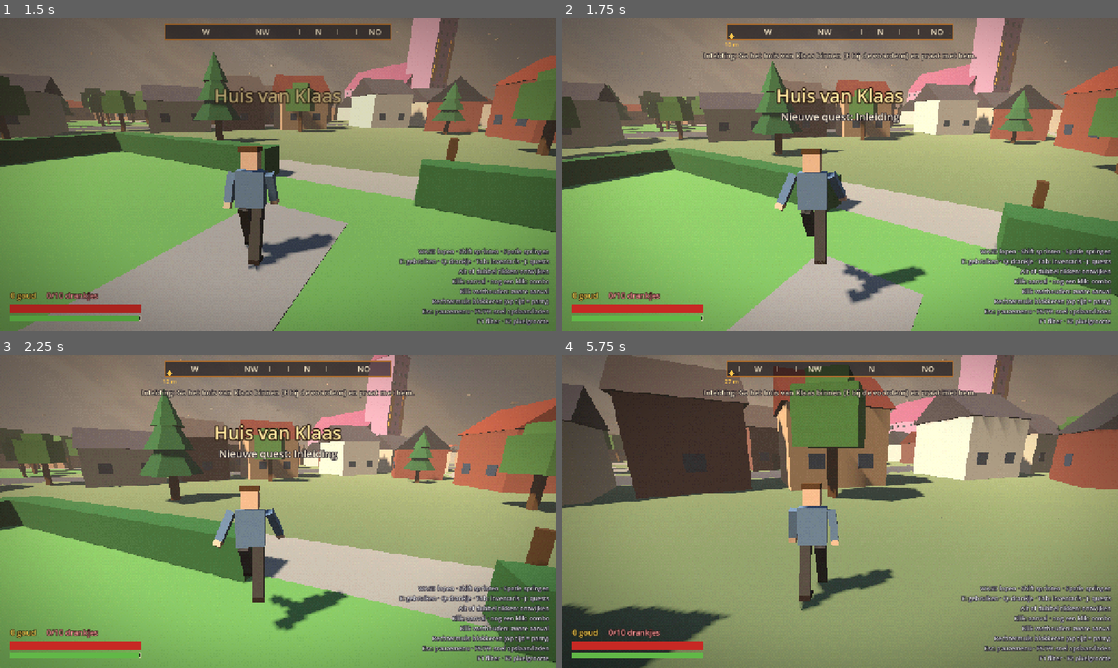
Above: before the commit, frames 1-4 (two rows, left to right).
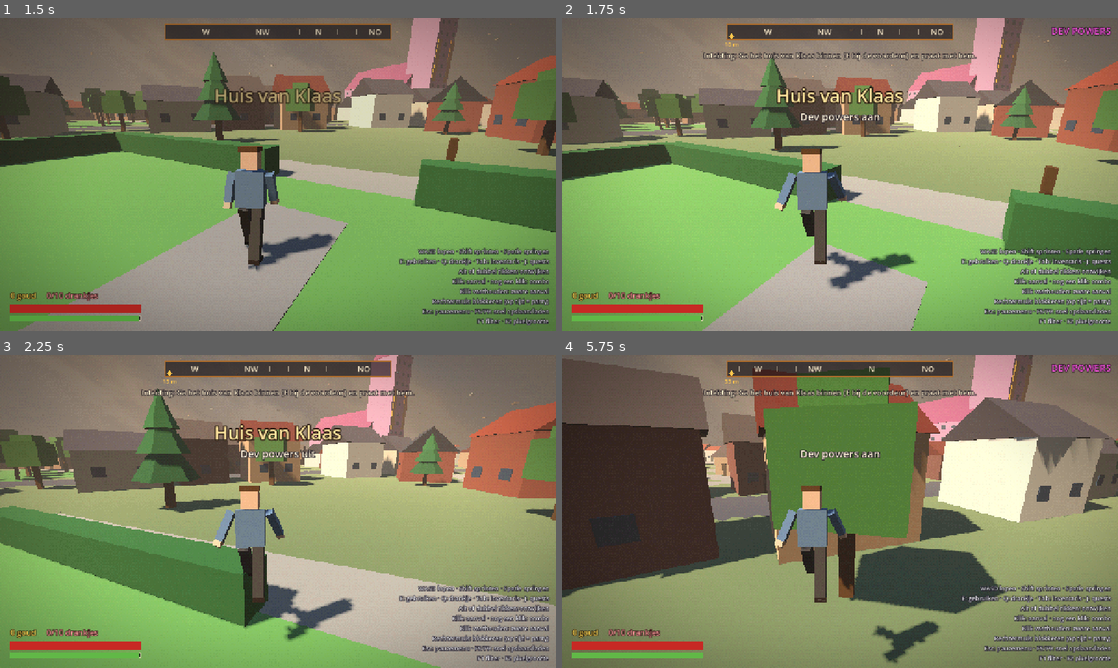
Above: after the commit, the same moments.

Repository: J0C0M/ElstTheGame
Game: Godot game, scene res://scenes/main/Main.tscn
The game is run twice, just before and just after one commit, with the same random seed, the same clock (stepped at 60 frames per second) and the same inputs.
Inputs (mouse positions are in pixels of both pictures, inside the frame that each line leads up to):
- Up to frame 1 (1.5 s): move the mouse to (400, 158) at 0.52 s; press the mouse at (400, 158) at 0.53 s; hold D (move_right) 0.53-1.28 s; tap Space (jump) at 0.77, 1.07 s; tap Shift (sprint) at 0.8, 1.35 s; move the mouse to (250, 174) at 1.27 s; release the mouse at (250, 174) at 1.28 s; hold W (move_forward) from 1.28 s (still down)
- Up to frame 2 (1.75 s): keep holding W (move_forward); tap Space (jump) at 1.52 s; tap ` (toggle_dev_powers, bound only after the commit) at 1.55 s
- Up to frame 3 (2.25 s): keep holding W (move_forward); tap Space (jump) at 1.82 s; move the mouse to (289, 505) at 2.02 s; hold ` (toggle_dev_powers, bound only after the commit) from 2.03 s (still down)
- Up to frame 4 (5.75 s): keep holding W (move_forward); tap Space (jump) at 2.3, 2.85, 3.02, 3.32, 3.77, 4.07, 4.52, 4.82, 5.3 s; move the mouse to (834, 517) at 2.77 s; release ` (toggle_dev_powers, bound only after the commit) at 2.78 s; click (834, 517) at 3.05 s; move the mouse to (878, 514) at 3.52 s; press the mouse at (878, 514) at 3.53 s; tap Shift (sprint) at 3.8 s; move the mouse to (795, 508) at 4.27 s; release the mouse at (795, 508) at 4.28 s; right-click (795, 508) at 4.35 s; tap ` (toggle_dev_powers, bound only after the commit) at 4.55 s; move the mouse to (845, 511) at 5.02 s; hold Alt (dodge) from 5.03 s (still down)

Frame 1 is identical in both runs. In frame 2, 16% of the frame differs, in the area x 0-100%, y 1-100%; in frame 3, 31%; in frame 4, 51%, in the area x 0-100%, y 0-100%.

Commit message:
Add dev powers on the backtick key: no damage, flying, faster and one-hit kills

Diff:
--- a/autoload/event_bus.gd
+++ b/autoload/event_bus.gd
@@ -68,3 +68,5 @@
 signal rest_requested(message: String)
 ## The player aims the crossbow or stops aiming: the HUD shows a crosshair.
 signal crosshair_changed(shown: bool)
+## Dev powers went on or off (` in debug builds): the HUD shows it.
+signal dev_powers_changed(enabled: bool)
--- a/autoload/game_state.gd
+++ b/autoload/game_state.gd
@@ -12,6 +12,10 @@
 const START_GEAR: Array[StringName] = [&"plain_clothes"]
 ## Selling gear back to Klaas gives this share of its price.
 const SELL_RATE: float = 0.4
+
+## Dev powers for testing (` in debug builds): no damage, flying, much
+## faster and every hit kills. Not saved.
+var dev_powers: bool = false
 
 ## Name of the place the player is in, for the save metadata.
 var current_location: String = ""
@@ -271,3 +275,10 @@
 	EventBus.inventory_changed.emit()
 	EventBus.equipment_changed.emit()
 	EventBus.inwijding_changed.emit(inwijding)
+
+
+## Turns the dev powers on or off and tells the player.
+func set_dev_powers(enabled: bool) -> void:
+	dev_powers = enabled
+	EventBus.dev_powers_changed.emit(enabled)
+	EventBus.message_requested.emit("Dev powers aan" if enabled else "Dev powers uit")
--- a/project.godot
+++ b/project.godot
@@ -138,6 +138,16 @@
 "events": [Object(InputEventKey,"resource_local_to_scene":false,"resource_name":"","device":-1,"window_id":0,"alt_press …(195 unchanged characters)…
 ]
 }
+toggle_dev_powers={
+"deadzone": 0.2,
+"events": [Object(InputEventKey,"resource_local_to_scene":false,"resource_name":"","device":-1,"window_id":0,"alt_pressed":false,"shift_pressed":false,"ctrl_pressed":false,"meta_pressed":false,"pressed":false,"keycode":0,"physical_keycode":96,"key_label":0,"unicode":0,"location":0,"echo":false,"script":null)
+]
+}
+dev_fly_down={
+"deadzone": 0.2,
+"events": [Object(InputEventKey,"resource_local_to_scene":false,"resource_name":"","device":-1,"window_id":0,"alt_pressed":false,"shift_pressed":false,"ctrl_pressed":false,"meta_pressed":false,"pressed":false,"keycode":0,"physical_keycode":4194326,"key_label":0,"unicode":0,"location":0,"echo":false,"script":null)
+]
+}
 
 [layer_names]
 
--- a/scenes/main/main.gd
+++ b/scenes/main/main.gd
@@ -105,6 +105,9 @@
 	elif event.is_action_pressed(&"quickload"):
 		get_viewport().set_input_as_handled()
 		SaveManager.quickload()
+	elif event.is_action_pressed(&"toggle_dev_powers") and OS.is_debug_build():
+		get_viewport().set_input_as_handled()
+		GameState.set_dev_powers(not GameState.dev_powers)
 
 
 func _notification(what: int) -> void:
--- a/scenes/player/player.gd
+++ b/scenes/player/player.gd
@@ -8,6 +8,9 @@
 ## to the camera.
 ## Speed an unblocked hit pushes the player back with.
 const KNOCKBACK_SPEED: float = 3.0
+## With dev powers: how much faster the player walks, and the flying speed.
+const DEV_SPEED_FACTOR: float = 3.0
+const DEV_FLY_SPEED: float = 10.0
 ## Seconds to load the next bolt.
 const RELOAD_TIME: float = 0.9
 ## Camera field of view while aiming the crossbow.
@@ -91,7 +94,10 @@
 	camera.camera.fov = lerpf(camera.camera.fov, AIM_FOV if aiming else _normal_fov, minf(10.0 * delta, 1.0))
 	_no_sword_message_wait = maxf(_no_sword_message_wait - delta, 0.0)
 	state_machine.physics_update(delta)
-	if not is_on_floor():
+	if GameState.dev_powers:
+		# Dev powers fly: Space goes up, Ctrl goes down.
+		velocity.y = Input.get_axis(&"dev_fly_down", &"jump") * DEV_FLY_SPEED
+	elif not is_on_floor():
 		velocity.y -= _gravity * delta
 	# The wind moves the body but is not kept in the velocity, so it stops
 	# as soon as nothing pushes any more.
@@ -270,7 +276,7 @@
 
 
 func _on_hit_received(hit: HitData) -> void:
-	if health.is_dead() or is_invulnerable:
+	if health.is_dead() or is_invulnerable or GameState.dev_powers:
 		return
 	var damage: float = hit.damage
 	var guarded: bool = false
--- a/scenes/player/states/player_move_state.gd
+++ b/scenes/player/states/player_move_state.gd
@@ -59,12 +59,14 @@
 		and direction.length_squared() > 0.01 and not player.stamina.is_empty())
 	if player.is_sprinting and not was_sprinting:
 		EventBus.player_action.emit(&"sprint")
-	if player.is_sprinting:
+	if player.is_sprinting and not GameState.dev_powers:
 		player.stamina.drain(stats.sprint_stamina_per_second * delta)
 		if player.stamina.is_empty():
 			_sprint_locked = true
 			player.stamina.insufficient.emit()
 	var speed: float = stats.sprint_speed if player.is_sprinting else stats.walk_speed
+	if GameState.dev_powers:
+		speed *= Player.DEV_SPEED_FACTOR
 	var acceleration: float = stats.acceleration if player.is_on_floor() else stats.air_acceleration
 	player.move_horizontally(direction, speed, acceleration, delta)
 	player.turn_towards(direction, delta)
--- a/scenes/ui/HUD.tscn
+++ b/scenes/ui/HUD.tscn
@@ -260,6 +260,24 @@
 value = 100.0
 show_percentage = false
 
+[node name="DevPowers" type="Label" parent="."]
+visible = false
+layout_mode = 1
+anchors_preset = 1
+anchor_left = 1.0
+anchor_right = 1.0
+offset_left = -220.0
+offset_top = 14.0
+offset_right = -16.0
+offset_bottom = 44.0
+grow_horizontal = 0
+theme_override_colors/font_color = Color(1, 0.35, 0.9, 1)
+theme_override_colors/font_outline_color = Color(0, 0, 0, 1)
+theme_override_constants/outline_size = 6
+theme_override_font_sizes/font_size = 22
+text = "DEV POWERS"
+horizontal_alignment = 2
+
 [node name="Crosshair" type="Label" parent="."]
 visible = false
 layout_mode = 1
--- a/scenes/ui/hud.gd
+++ b/scenes/ui/hud.gd
@@ -43,6 +43,8 @@
 	EventBus.quest_updated.connect(_on_quest_updated.unbind(1))
 	EventBus.boss_started.connect(_on_boss_started)
 	EventBus.crosshair_changed.connect(func(shown: bool) -> void: ($Crosshair as Label).visible = shown)
+	EventBus.dev_powers_changed.connect(func(enabled: bool) -> void: ($DevPowers as Label).visible = enabled)
+	($DevPowers as Label).visible = GameState.dev_powers
 	EventBus.boss_health_changed.connect(_on_boss_health_changed)
 	EventBus.boss_ended.connect(func() -> void: _boss_bar.visible = false)
 	_on_quest_updated()
--- a/scripts/components/hurtbox.gd
+++ b/scripts/components/hurtbox.gd
@@ -12,6 +12,14 @@
 
 
 func receive_hit(hit: HitData) -> void:
+	# With dev powers every hit from the player kills, whatever the owner
+	# would normally do with it.
+	if GameState.dev_powers and hit.source is Player:
+		var health: HealthComponent = get_parent().get_node_or_null(^"Health") as HealthComponent
+		if health != null:
+			if not health.is_dead():
+				health.take_damage(health.current_health)
+			return
 	hit_received.emit(hit)
 
 
--- a/tests/test_player_combat.gd
+++ b/tests/test_player_combat.gd
@@ -36,6 +36,7 @@
 	await _test_attacks()
 	await _test_block_and_parry()
 	await _test_death_and_respawn()
+	await _test_dev_powers()
 	print("test_player_combat: %d failed" % _failures)
 	quit(1 if _failures > 0 else 0)
 
@@ -162,6 +163,35 @@
 	_check(_player.global_position.distance_to(Vector3(0, 0, 9)) < 0.5, "the player respawns at the spawn point")
 
 
+func _test_dev_powers() -> void:
+	var state: Variant = root.get_node("GameState")
+	state.set_dev_powers(true)
+	await _refill()
+	_teleport(Vector3(0, 0, 9))
+	_act(&"move_forward", true)
+	await _frames(60)
+	_check(_horizontal_speed() > _player.stats.walk_speed * 2.5, "dev powers: much faster (%.1f m/s)" % _horizontal_speed())
+	_act(&"move_forward", false)
+	_act(&"jump", true)
+	await _frames(60)
+	_act(&"jump", false)
+	var height: float = _player.global_position.y
+	await _frames(30)
+	_check(height > 3.0 and absf(_player.global_position.y - height) < 0.3, "dev powers: fly up with Space and hover (%.1f, %.1f)" % [height, _player.global_position.y])
+	_act(&"dev_fly_down", true)
+	await _frames(120)
+	_act(&"dev_fly_down", false)
+	_check(_player.global_position.y < 0.5, "dev powers: fly down with Ctrl")
+	var health_before: int = _player.health.current_health
+	_player.get_node("Hurtbox").receive_hit(load("res://scripts/components/hit_data.gd").new(10, _sparring, null))
+	_check(_player.health.current_health == health_before, "dev powers: no damage")
+	_teleport(Vector3(-3, 0, 1.6))
+	await _tap(&"attack")
+	await _frames(30)
+	_check(_training.get("_mode") == DUMMY_BROKEN, "dev powers: one hit kills")
+	state.set_dev_powers(false)
+
+
 func _wait_for_hit() -> void:
 	var health_before: int = _player.health.current_health
 	for i: int in 400:
